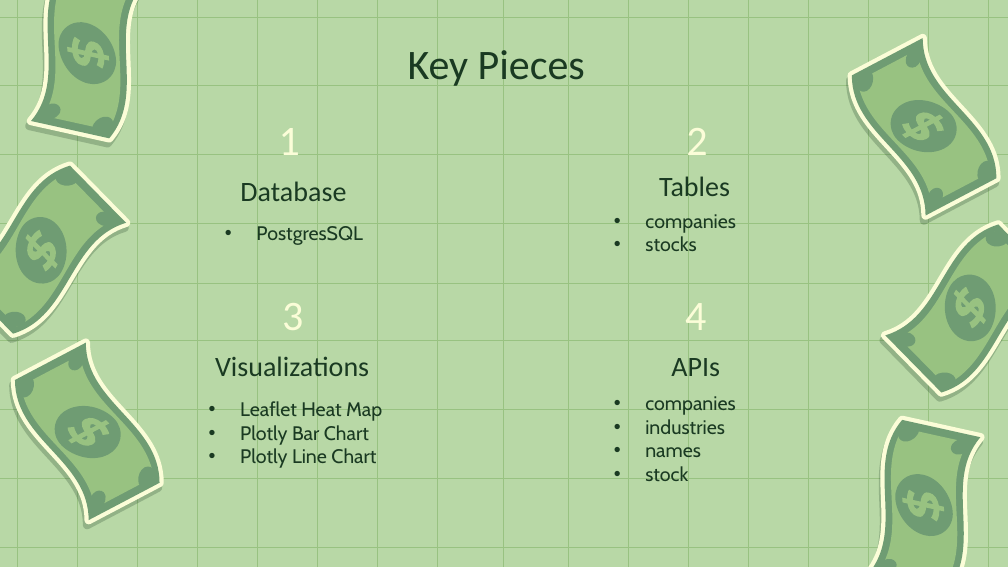
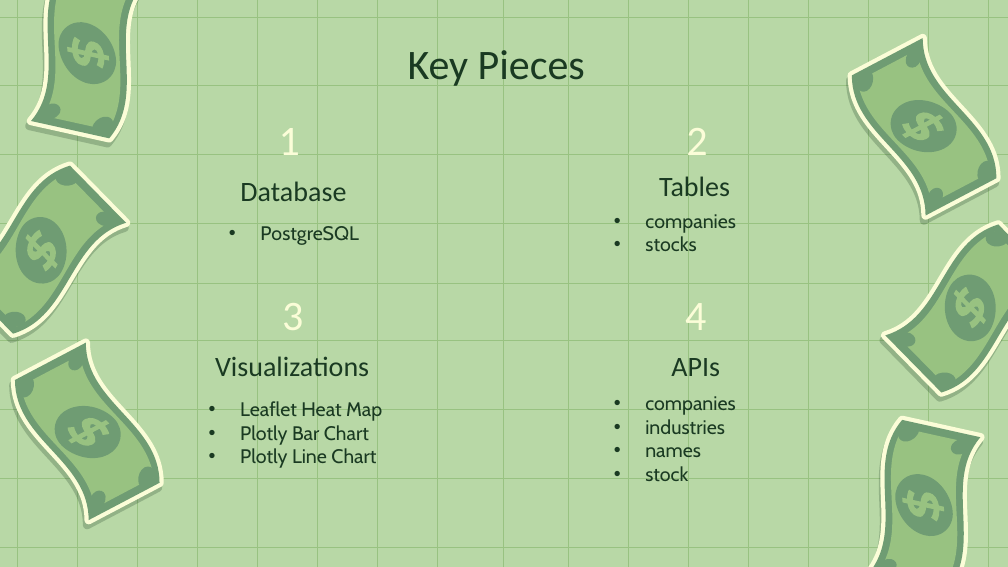
Before and after one commit to mlech413/Largest-Companies-By-Revenue, a slide deck: slide 4 of presentation/Largest US Companies.pptx. Drawn at 1008x567 pixels with LibreOffice and Linux fonts; fonts in the diff are those of the drawing. Boxes give left, top, right and bottom in pixels: in the first picture for what was removed or moved away, otherwise in the second. Text is boxed around its words. In the diff, an @@ line names an element or a change of style, - is before the commit and + after.

```diff
--- a/presentation/Largest US Companies.pptx
+++ b/presentation/Largest US Companies.pptx
@@ subtitle at bbox=[260, 226, 358, 245]: text changed @@
-• PostgresSQL
+• PostgreSQL
```
Also in this commit, not shown: 2 other slides changed, 2 other files.
